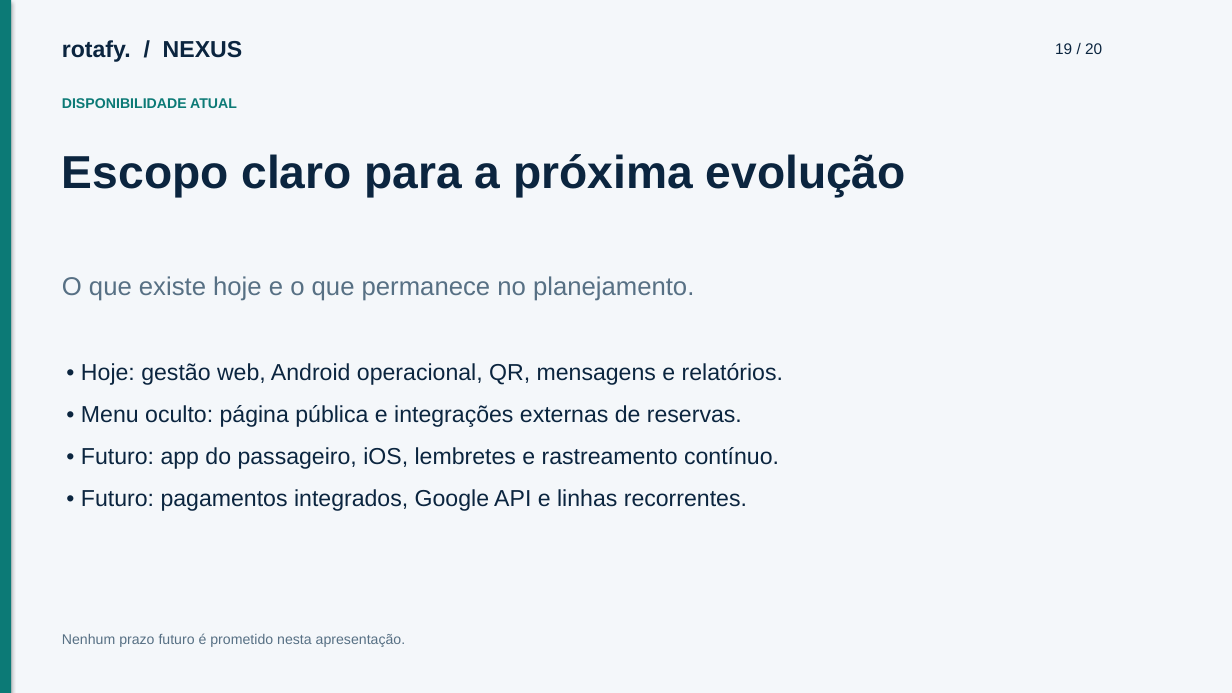
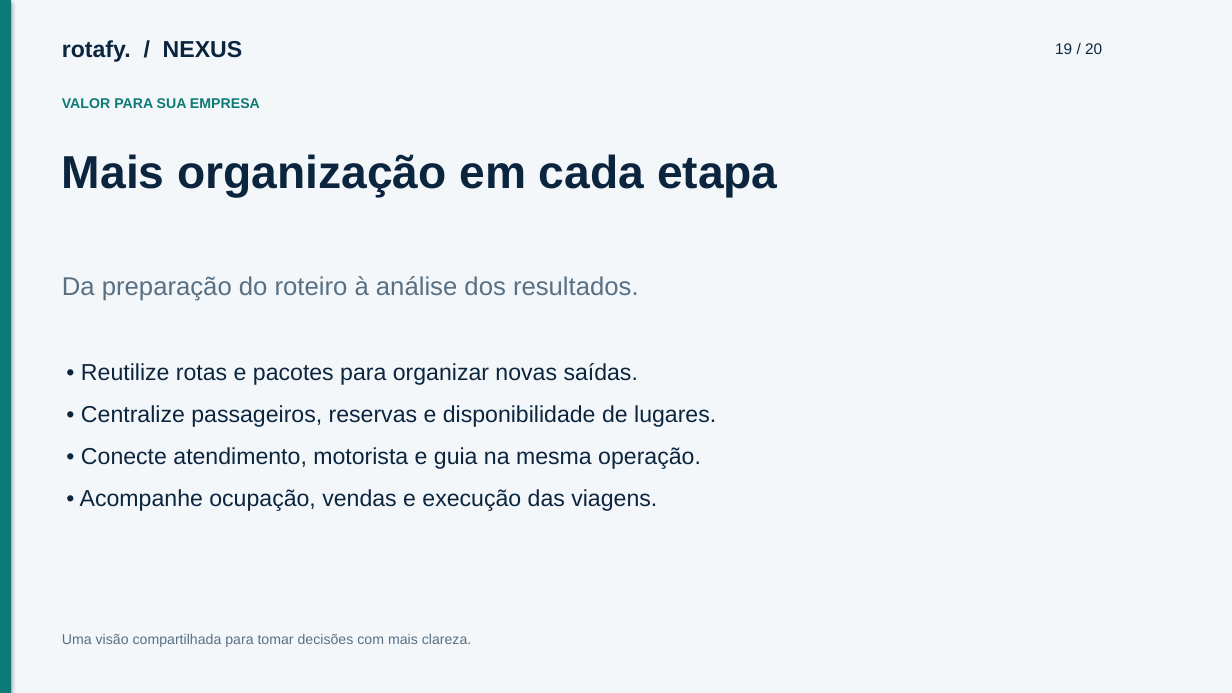
Before and after one commit to cfartes/rotafy, a slide deck: slide 19 of frontend/public/documentacao/apresentacao.pptx. Drawn at 1232x693 pixels with LibreOffice and Linux fonts; fonts in the diff are those of the drawing. Boxes give left, top, right and bottom in pixels: in the first picture for what was removed or moved away, otherwise in the second. Text is boxed around its words. In the diff, an @@ line names an element or a change of style, - is before the commit and + after.

```diff
--- a/frontend/public/documentacao/apresentacao.pptx
+++ b/frontend/public/documentacao/apresentacao.pptx
@@ text at (x1=62, y1=98, x2=260, y2=108): text changed @@
-DISPONIBILIDADE ATUAL
+VALOR PARA SUA EMPRESA
@@ text at (x1=62, y1=154, x2=778, y2=198): text changed @@
-Escopo claro para a próxima evolução
+Mais organização em cada etapa
@@ text at (x1=62, y1=276, x2=639, y2=301): text changed @@
-O que existe hoje e o que permanece no planejamento.
+Da preparação do roteiro à análise dos resultados.
@@ text at (x1=80, y1=363, x2=716, y2=511): text changed @@
-• Hoje: gestão web, Android operacional, QR, mensagens e relatórios.
-• Menu oculto: página pública e integrações externas de reservas.
-• Futuro: app do passageiro, iOS, lembretes e rastreamento contínuo.
-• Futuro: pagamentos integrados, Google API e linhas recorrentes.
+• Reutilize rotas e pacotes para organizar novas saídas.
+• Centralize passageiros, reservas e disponibilidade de lugares.
+• Conecte atendimento, motorista e guia na mesma operação.
+• Acompanhe ocupação, vendas e execução das viagens.
@@ text at (x1=62, y1=634, x2=472, y2=647): text changed @@
-Nenhum prazo futuro é prometido nesta apresentação.
+Uma visão compartilhada para tomar decisões com mais clareza.
```
Also in this commit, not shown: 6 other slides changed, 10 other files.
